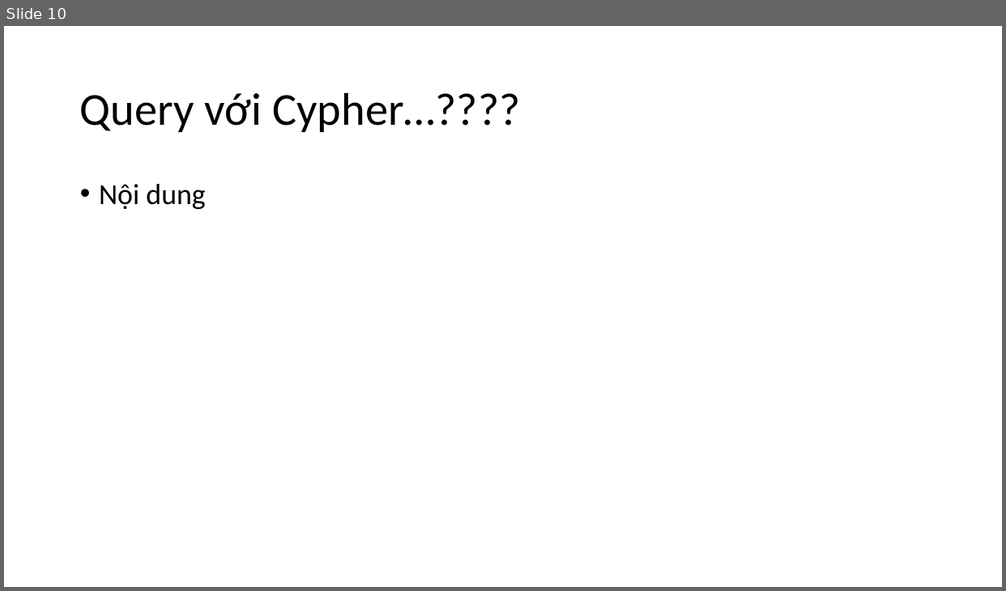
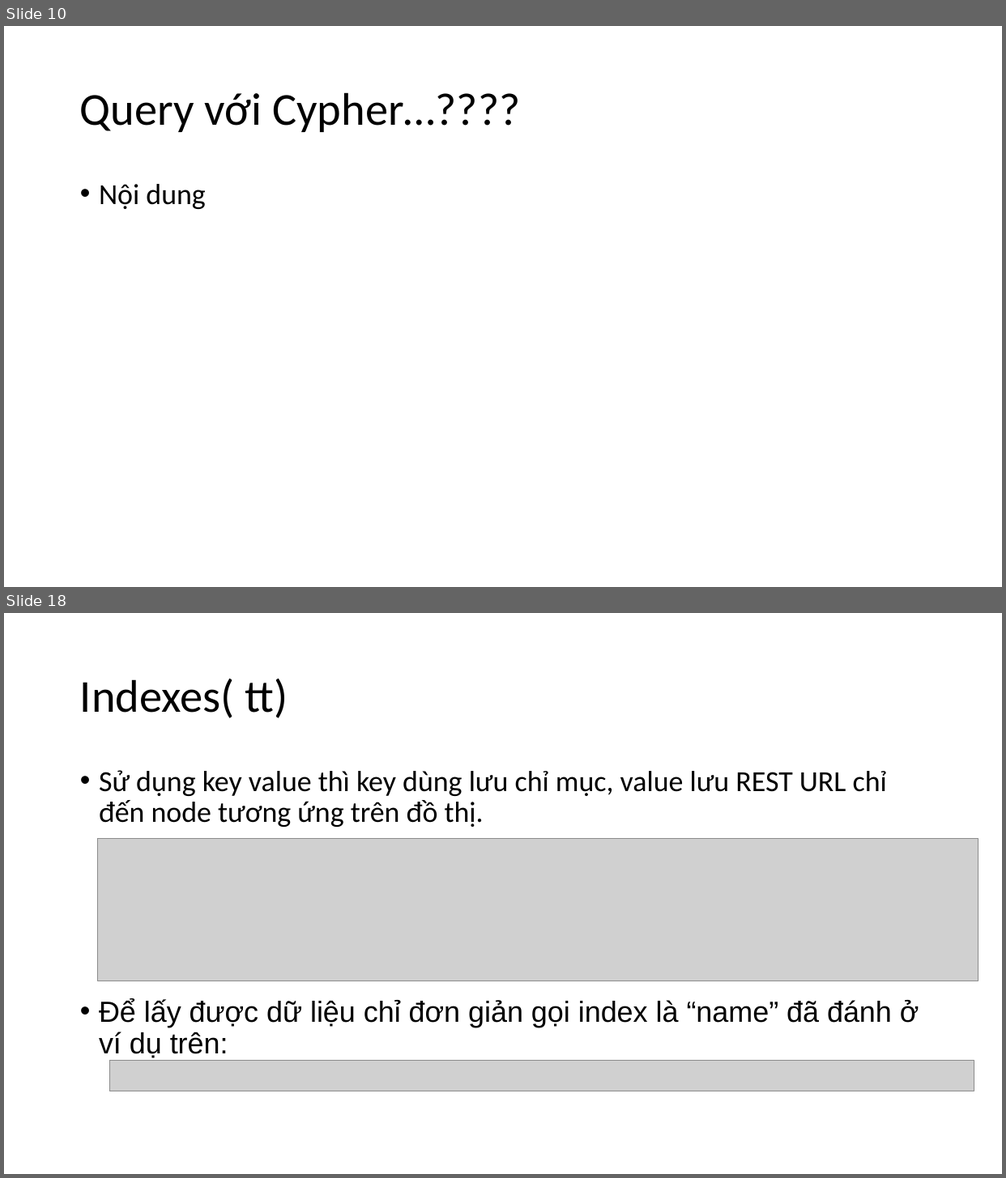
Before and after one commit to NguyenDucHoangLong/Group_4_HTTTHD, a slide deck: Document/Seminar/Slide_Nhóm 4.pptx. Shown one above the other, each under a label of ours: slide 10 before the commit, slides 10 and 18 after it; the slides between them are not shown. The pictures are 1006x591 and 1006x1178 pixels, drawn with LibreOffice and Linux fonts; fonts in the diff are those of the drawing; grey boxes stand for pictures. Boxes give left, top, right and bottom in pixels: in the first picture for what was removed or moved away, otherwise in the second. Text is boxed around its words. In the diff, an @@ line names an element or a change of style, - is before the commit and + after.

```diff
--- a/Document/Seminar/Slide_Nhóm 4.pptx
+++ b/Document/Seminar/Slide_Nhóm 4.pptx
@@ slide 18 added at [4, 613, 1002, 1174], background #FFFFFF @@
@@ title added at [80, 679, 288, 718], 44 pt, text #000000 @@
+Indexes( tt)
@@ text added at [99, 770, 919, 1059], 28 pt, text #000000 @@
+• Sử dụng key value thì key dùng lưu chỉ mục, value lưu REST URL chỉ đến node tương ứng trên đồ thị.
+• Để lấy được dữ liệu chỉ đơn giản gọi index là “name” đã đánh ở ví dụ trên:
@@ picture added at [98, 839, 978, 982] @@
@@ picture added at [109, 1061, 974, 1092] @@
```
Also in this commit, not shown: 2 slides changed, 24 other slides added, 1 other file.
